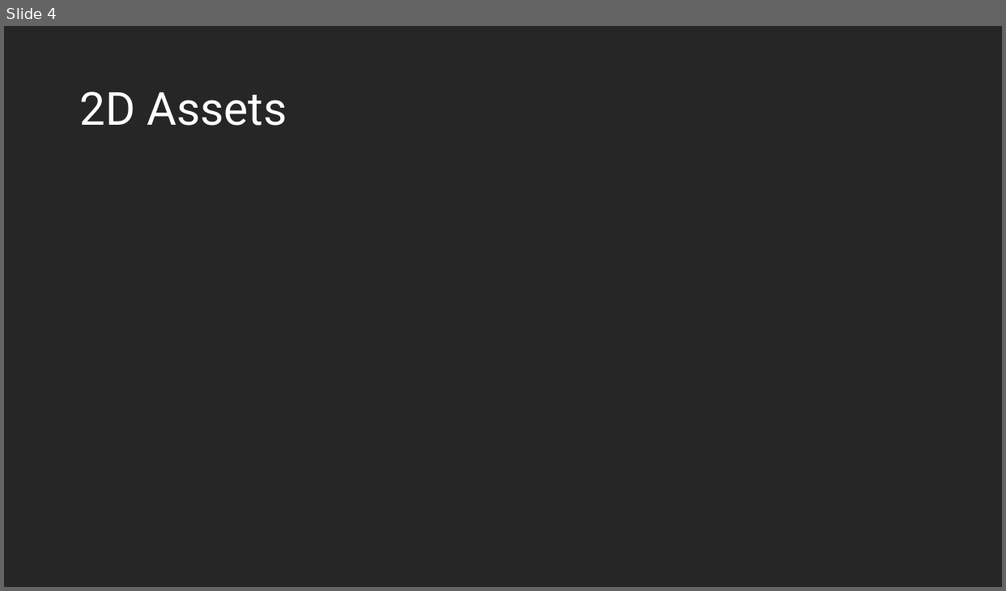
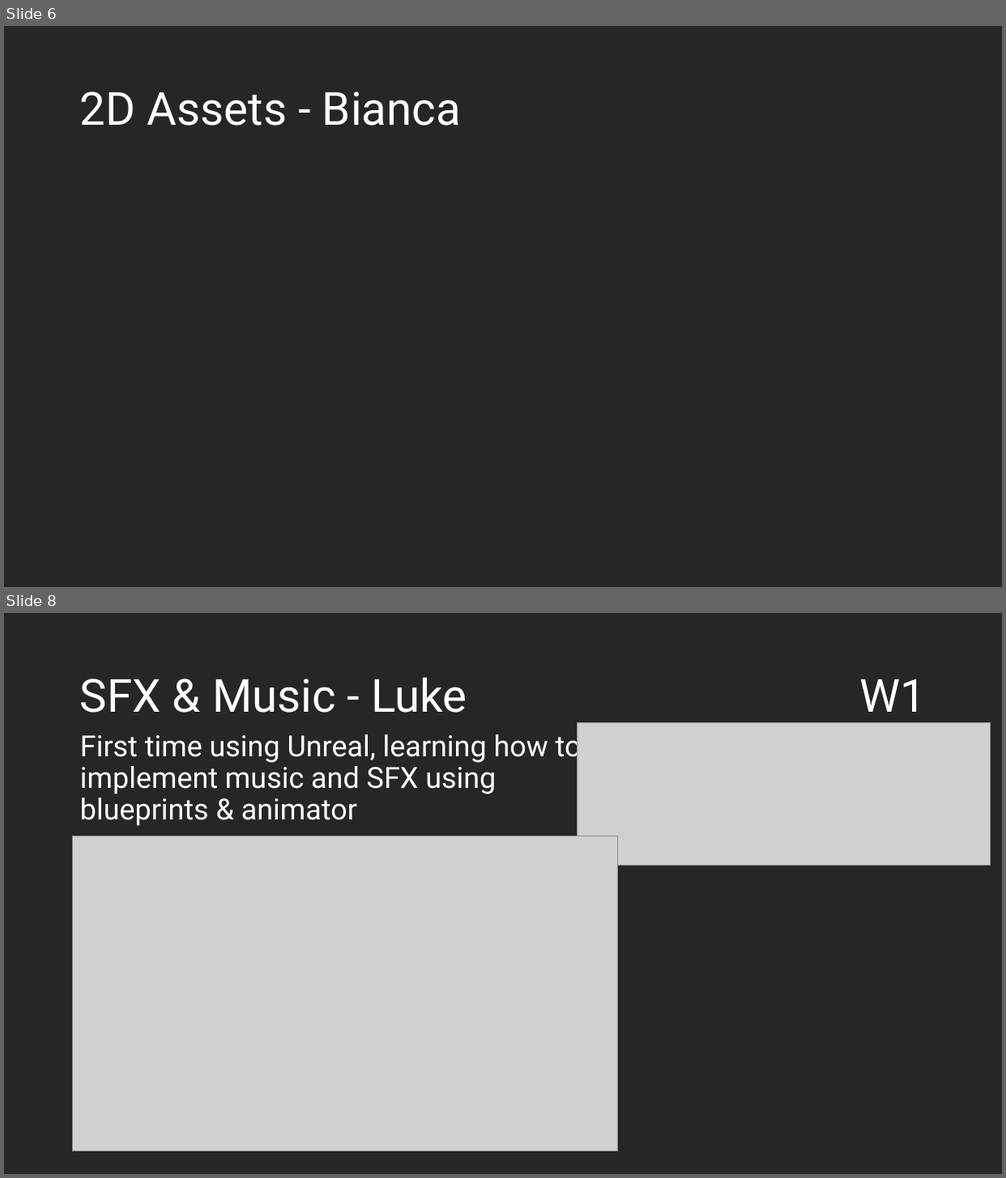
Before and after one commit to LateKnightDev/Barry_Trotter_CoS, a slide deck: presentation/RGP204_A2_TheLateKnights_Presentation.pptx. Shown one above the other, each under a label of ours: slide 4 before the commit, slides 6 and 8 after it; the slides between them are not shown. The pictures are 1006x591 and 1006x1178 pixels, drawn with LibreOffice and Linux fonts; fonts in the diff are those of the drawing; grey boxes stand for pictures. Boxes give left, top, right and bottom in pixels: in the first picture for what was removed or moved away, otherwise in the second. Text is boxed around its words. In the diff, an @@ line names an element or a change of style, - is before the commit and + after.

Commit message:
Starting to add time rewind sound, plus presentation updates

```diff
--- a/presentation/RGP204_A2_TheLateKnights_Presentation.pptx
+++ b/presentation/RGP204_A2_TheLateKnights_Presentation.pptx
@@ slide 8 added at box(4, 613, 1002, 1174), background #262626 @@
@@ title added at box(80, 677, 467, 713), 44 pt, text #FFFFFF @@
+SFX & Music - Luke
@@ text added at box(859, 679, 926, 712), 44 pt, text #FFFFFF @@
+W1
@@ text added at box(80, 730, 582, 826), 28 pt, text #FFFFFF @@
+First time using Unreal, learning how to implement music and SFX using blueprints & animator
@@ picture added at box(577, 722, 991, 865) @@
@@ picture added at box(73, 837, 618, 1152) @@
@@ what was slide 4 is now slide 6 @@
@@ slide 6 changed as well @@
@@ title at box(80, 92, 461, 126): text changed @@
-2D Assets
+2D Assets - Bianca
```
Also in this commit, not shown: 3 other slides changed, 8 other slides added, 1 slide removed, 7 other files.
